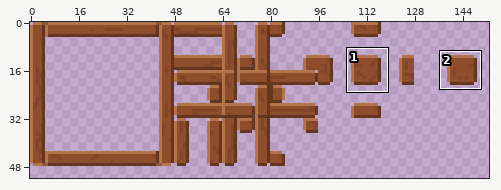
Two versions of one pixel-art file, aseprite/wooden_planks.aseprite. The first picture is a wide view before the edit; the outline marks the close-up.
Close-up. Old version:
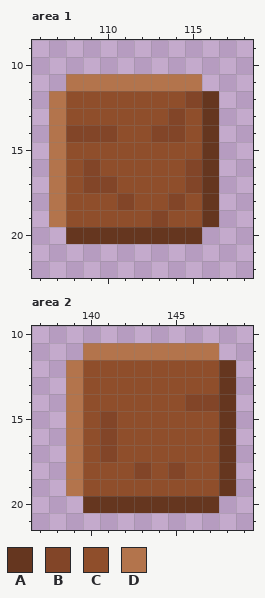
256x256 pixels, 1 frame. Colours within 5 levels of each other are drawn and written as one. Shown: area 1: x 106..118, y 9..22; area 2: x 137..149, y 10..21. The wide view leaves out empty margins. The commit also changed other parts of the picture, which this record leaves out.
Visible layers, top first: "Layer 1", "Layer 1 Copy".
Palette (. is transparent): A #65361f  B #824528  C #8f4e2b  D #b3744c
Pixels before, area 1, first column x 107:
11 .DDDDDDDD.
12 DCCCCCCCBA
13 DCCCCCCBCA
14 DBBBCCBBCA
15 DCCCCCCCCA
16 DCBCCCCCBA
17 DCBBCCCCBA
18 DCCCBCCBCA
19 DCCCCCBCCA
20 .AAAAAAAA.
Pixels before, area 2, first column x 139:
11 .DDDDDDDD.
12 DCCCCCCCCA
13 DCCCCCCCCA
14 DCCCCCCBBA
15 DCBCCCCCCA
16 DCBCCCCCCA
17 DCBCCCCCCA
18 DCCCBCBCCA
19 DCCCCCCCCA
20 .AAAAAAAA.
The result:
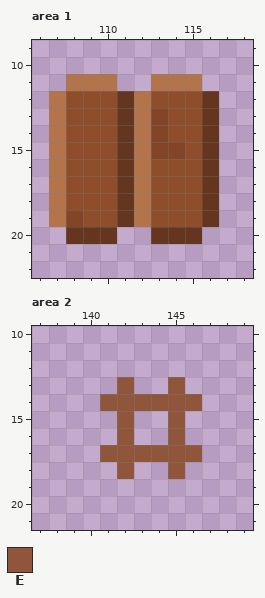
Colours new in this view: E #8f563b
The exact change:
layer "Layer 2" added
layer "Layer 1" now hidden
Area 1:
y 11: x 111..112 DD -> ..
y 12: x 111..112 CC -> AD; x 115 B -> C
y 13: x 111..114 CCCB -> ADBC
y 14: x 108..112 BBBCC -> CCCAD; x 114 B -> C
y 15: x 111..114 CCCC -> ADBB
y 16: x 109 B -> C; x 111..112 CC -> AD; x 115 B -> C
y 17: x 109..112 BBCC -> CCAD; x 115 B -> C
y 18: x 111..112 BC -> AD; x 114 B -> C
y 19: x 108 C -> B; x 111..113 CCB -> ADC
y 20: x 111..112 AA -> ..
Area 2:
y 11: x 140..147 DDDDDDDD -> ........
y 12: x 139..148 DCCCCCCCCA -> ..........
y 13: x 139..148 DCCCCCCCCA -> ...E..E...
y 14: x 139..148 DCCCCCCBBA -> ..EEEEEE..
y 15..16: x 139..148 DCBCCCCCCA -> ...E..E...
y 17: x 139..148 DCBCCCCCCA -> ..EEEEEE..
y 18: x 139..148 DCCCBCBCCA -> ...E..E...
y 19: x 139..148 DCCCCCCCCA -> ..........
y 20: x 140..147 AAAAAAAA -> ........
